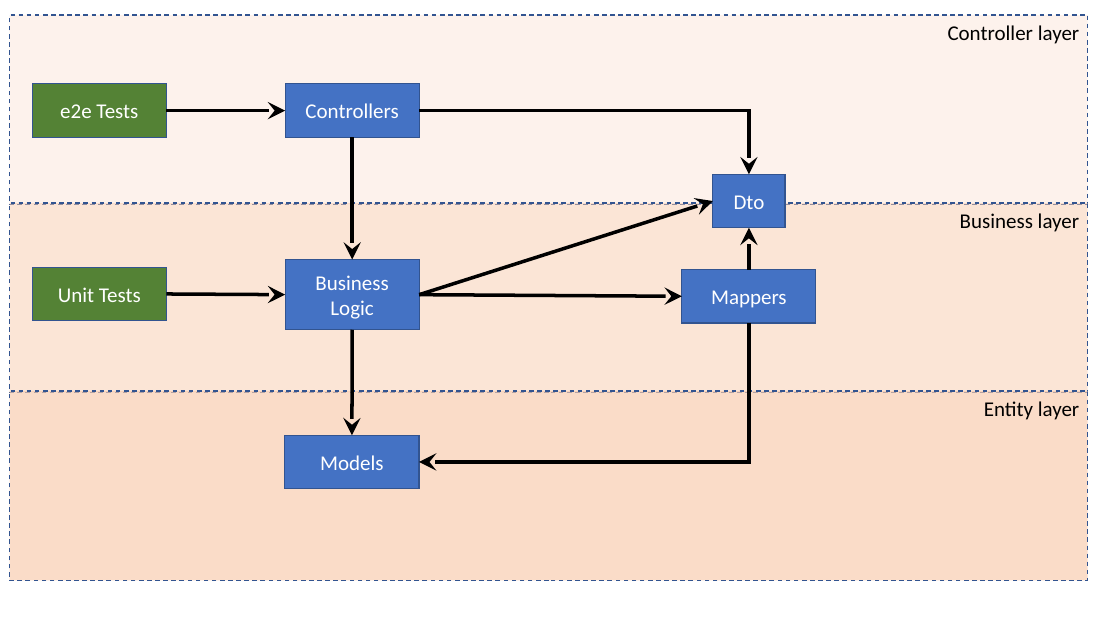
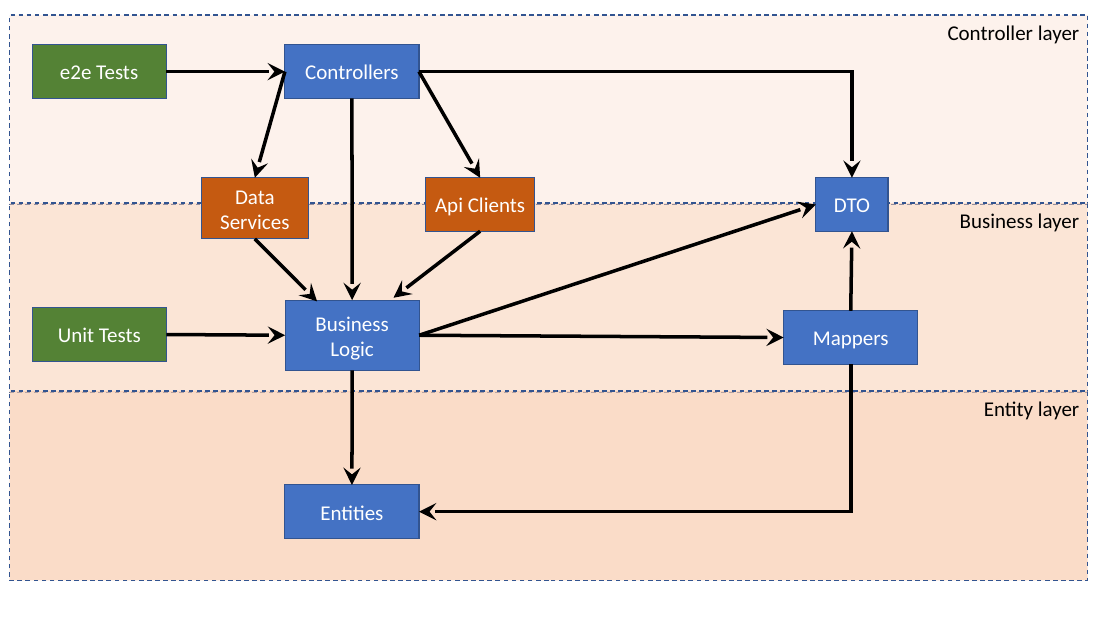
Before and after one commit to ireoostacchini/demo20.api.node, a slide deck: slide 1 of docs/demo20.node.api.pptx. Drawn at 1120x630 pixels with LibreOffice and Linux fonts; fonts in the diff are those of the drawing. Boxes give left, top, right and bottom in pixels: in the first picture for what was removed or moved away, otherwise in the second. Text is boxed around its words. In the diff, an @@ line names an element or a change of style, - is before the commit and + after.

```diff
--- a/docs/demo20.node.api.pptx
+++ b/docs/demo20.node.api.pptx
@@ 2 rectangles, 1 arrow: place and size @@
-2 rectangles, 1 arrow at <box>33,84,419,138</box>
+2 rectangles, 1 arrow at <box>32,45,419,98</box>
@@ arrow added from (285, 71) to (255, 178), #000000 3 pt @@
@@ elbow arrow moved from (419, 111) - (749, 175) to (419, 71) - (852, 178) @@
@@ arrow added from (419, 71) to (481, 178), #000000 3 pt @@
@@ arrow moved from (352, 138) - (352, 260) to (352, 98) - (352, 300) @@
@@ rectangle added at <box>202,178,308,239</box>, fill #C55A11, outline #325491 1 pt, 18 pt, text #FFFFFF @@
+Data Services
@@ rectangle added at <box>426,178,535,232</box>, fill #C55A11, outline #325491 1 pt, 18 pt, text #FFFFFF @@
+Api Clients
@@ rectangle "DTO": place and size @@
-rectangle "DTO" at <box>713,175,786,229</box>
+rectangle "DTO" at <box>816,178,888,232</box>
@@ arrow moved from (419, 295) - (713, 201) to (419, 335) - (816, 204) @@
@@ text in rectangle at <box>834,198,870,212</box>: text changed @@
-Dto
+DTO
@@ arrow added from (255, 239) to (318, 302), #000000 3 pt @@
@@ arrow added from (481, 231) to (393, 298), #000000 3 pt @@
@@ arrow moved from (749, 270) - (749, 228) to (851, 311) - (852, 231) @@
@@ rectangle "Mappers": place and size @@
-rectangle "Mappers" at <box>682,270,817,323</box>
+rectangle "Mappers" at <box>784,311,918,365</box>
@@ 2 rectangles, 1 arrow: place and size @@
-2 rectangles, 1 arrow at <box>33,260,419,330</box>
+2 rectangles, 1 arrow at <box>33,300,419,371</box>
@@ arrow moved from (419, 295) - (682, 297) to (419, 335) - (784, 338) @@
@@ arrow moved from (352, 330) - (352, 435) to (352, 371) - (352, 485) @@
@@ elbow arrow moved from (749, 323) - (419, 462) to (851, 365) - (419, 512) @@
@@ rectangle "Entities": place and size @@
-rectangle "Entities" at <box>285,435,419,489</box>
+rectangle "Entities" at <box>285,485,419,539</box>
@@ text in rectangle at <box>320,505,383,520</box>: text changed @@
-Models
+Entities
```
Also in this commit, not shown: 2 other files.
